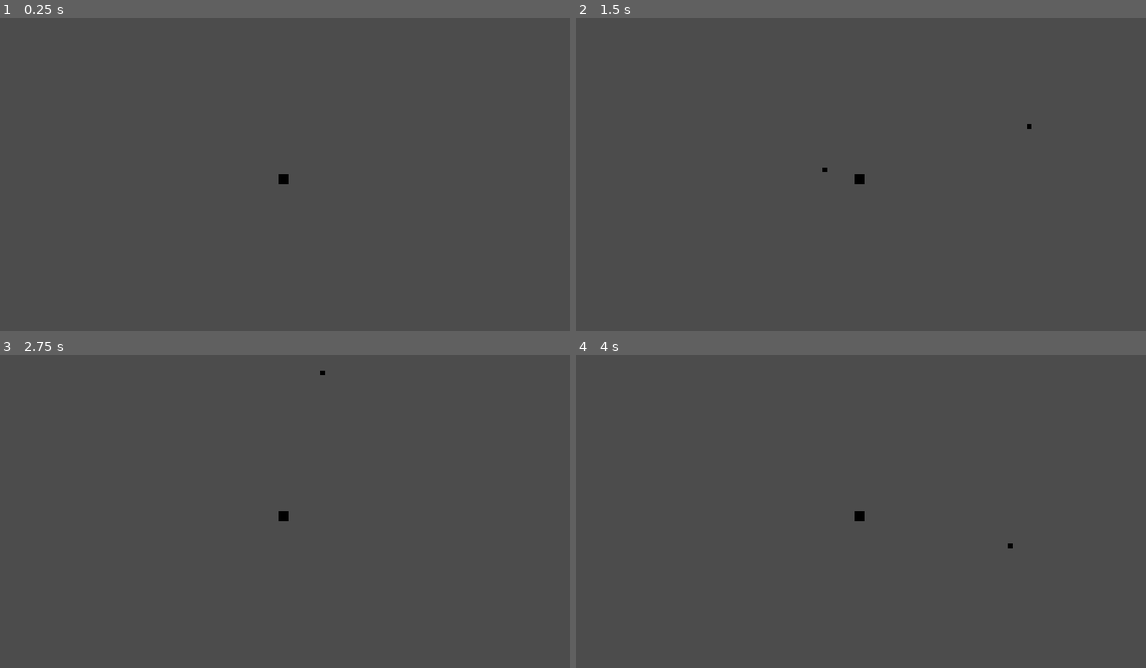
Above: before the commit, frames 1-4 (two rows, left to right).
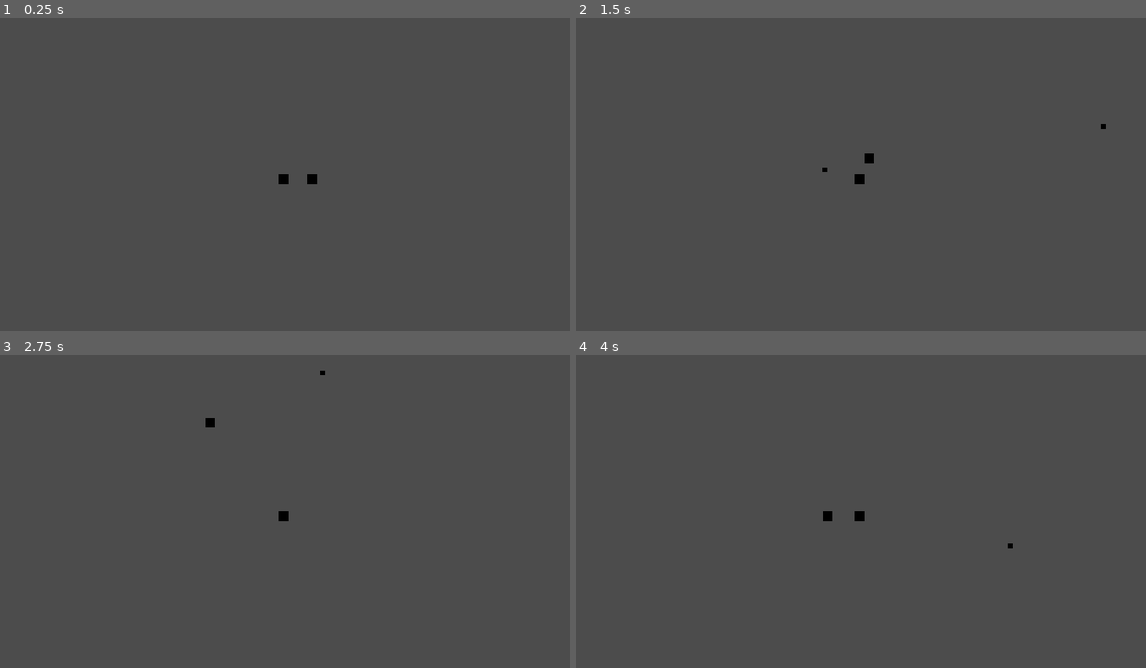
Above: after the commit, the same moments.

Repository: ArvidLucas/gameproject_done
Game: Godot game, scene res://Menu/Menu.tscn
Two runs of this game, one before a commit and one after it. Both use one fixed random seed, a clock stepped at 60 frames per second and the inputs below.
Inputs (mouse positions are in pixels of both pictures, inside the frame that each line leads up to):
- Up to frame 1 (0.25 s): no input
- Up to frame 2 (1.5 s): tap Enter at 0.5 s; move the mouse to (986, 161) at 0.52 s; hold D (player_right) 0.53-1.28 s; click (986, 161) at 0.6 s; tap Space at 1.25 s; move the mouse to (747, 196) at 1.27 s; hold S (player_down) from 1.28 s (still down); click (747, 196) at 1.35 s
- Up to frame 3 (2.75 s): move the mouse to (342, 445) at 2.02 s; release S (player_down) at 2.03 s; hold D (player_right) from 2.03 s (still down); click (342, 445) at 2.1 s
- Up to frame 4 (4 s): move the mouse to (832, 580) at 2.77 s; release D (player_right) at 2.78 s; hold W (player_up) 2.78-3.53 s; click (832, 580) at 2.85 s; tap Enter at 3.5 s; move the mouse to (1032, 564) at 3.52 s; hold A (player_left) from 3.53 s (still down); click (1032, 564) at 3.6 s

The runs differ from the first frame. In frame 1, less than 0.1% of the frame differs, in the area x 53-56%, y 49-54%; in frame 2, less than 0.1%, in the area x 50-93%, y 33-47%; in frame 3, less than 0.1%; in frame 4, less than 0.1%.

Commit message:
Fabricated Still Enemy Object
Still Enemy does not shoot, and does not move

Diff:
--- /dev/null
+++ b/game/Objects/EnemyStill.tscn
@@ -0,0 +1,14 @@
+[gd_scene load_steps=3 format=2]
+
+[ext_resource path="res://Images/blank.png" type="Texture" id=1]
+
+[sub_resource type="RectangleShape2D" id=1]
+extents = Vector2( 16, 16 )
+
+[node name="EnemyStill" type="StaticBody2D"]
+
+[node name="CollisionShape2D" type="CollisionShape2D" parent="."]
+shape = SubResource( 1 )
+
+[node name="Sprite" type="Sprite" parent="."]
+texture = ExtResource( 1 )
--- a/game/Rooms/Game.tscn
+++ b/game/Rooms/Game.tscn
@@ -1,7 +1,8 @@
-[gd_scene load_steps=3 format=2]
+[gd_scene load_steps=4 format=2]
 
 [ext_resource path="res://Scripts/Game.gd" type="Script" id=1]
 [ext_resource path="res://Objects/Player.tscn" type="PackedScene" id=2]
+[ext_resource path="res://Objects/EnemyStill.tscn" type="PackedScene" id=3]
 
 [node name="Game" type="Node"]
 script = ExtResource( 1 )
@@ -9,3 +10,6 @@
 [node name="Player" parent="." instance=ExtResource( 2 )]
 position = Vector2( 992, 512 )
 speed = 25000
+
+[node name="EnemyStill" parent="." instance=ExtResource( 3 )]
+position = Vector2( 1088, 512 )
--- a/game/project.godot
+++ b/game/project.godot
@@ -17,7 +17,7 @@
 
 config/name="gameproject_done"
 run/main_scene="res://Menu/Menu.tscn"
-config/icon="res://icon.png"
+config/icon="res://Images/blank.png"
 
 [display]
 
Not shown: 1 places in game/Objects/Player.tscn that only renumber resources
Binary file removed: game/icon.png
Not shown, removed: game/icon.png.import
